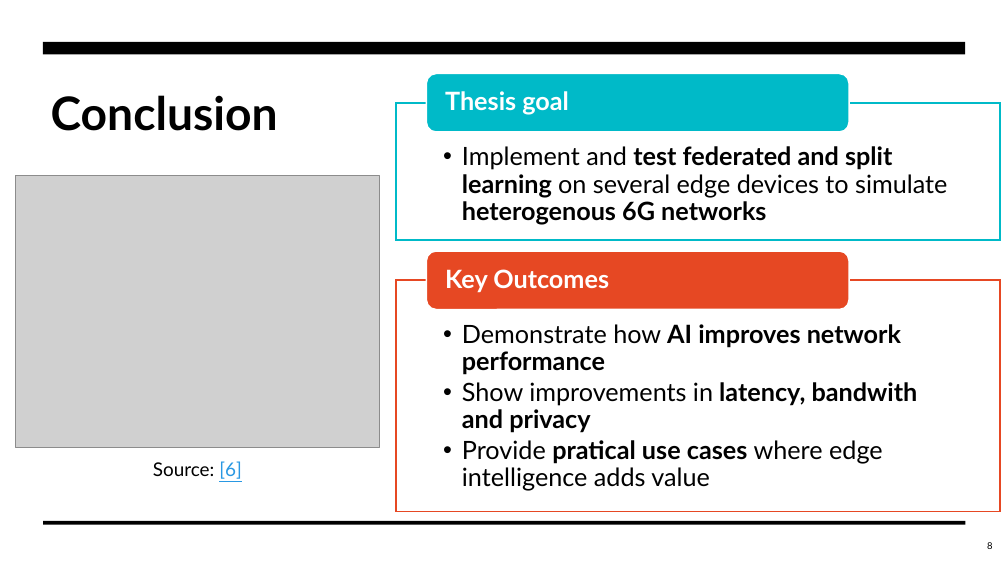
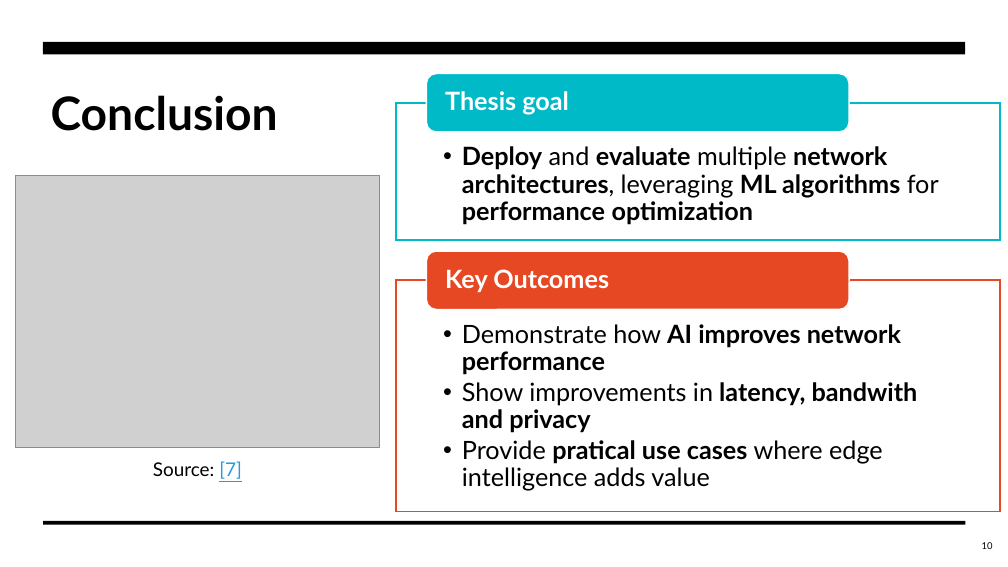
Before and after one commit to BrunoGomes22/MECT-Thesis, a slide deck: slide 10 of Presentations/apresentacao_tese_10min.pptx (slide 8 before the commit). Drawn at 1008x567 pixels with LibreOffice and Linux fonts; fonts in the diff are those of the drawing; grey boxes stand for pictures. Boxes give left, top, right and bottom in pixels: in the first picture for what was removed or moved away, otherwise in the second. Text is boxed around its words. In the diff, an @@ line names an element or a change of style, - is before the commit and + after.

```diff
--- a/Presentations/apresentacao_tese_10min.pptx
+++ b/Presentations/apresentacao_tese_10min.pptx
@@ text at [462,146,939,224]: text changed @@
-  • Implement and test federated and split learning on several edge devices to simulate heterogenous 6G networks
+  • Deploy and evaluate multiple network architectures, leveraging ML algorithms for performance optimization
@@ text at [153,461,242,479]: text changed @@
-Source: [6]
+Source: [7]
@@ page number at [982,542,993,549]: text changed @@
-8
+10
```
Also in this commit, not shown: 3 other slides changed, 7 slides added, 4 slides removed.
